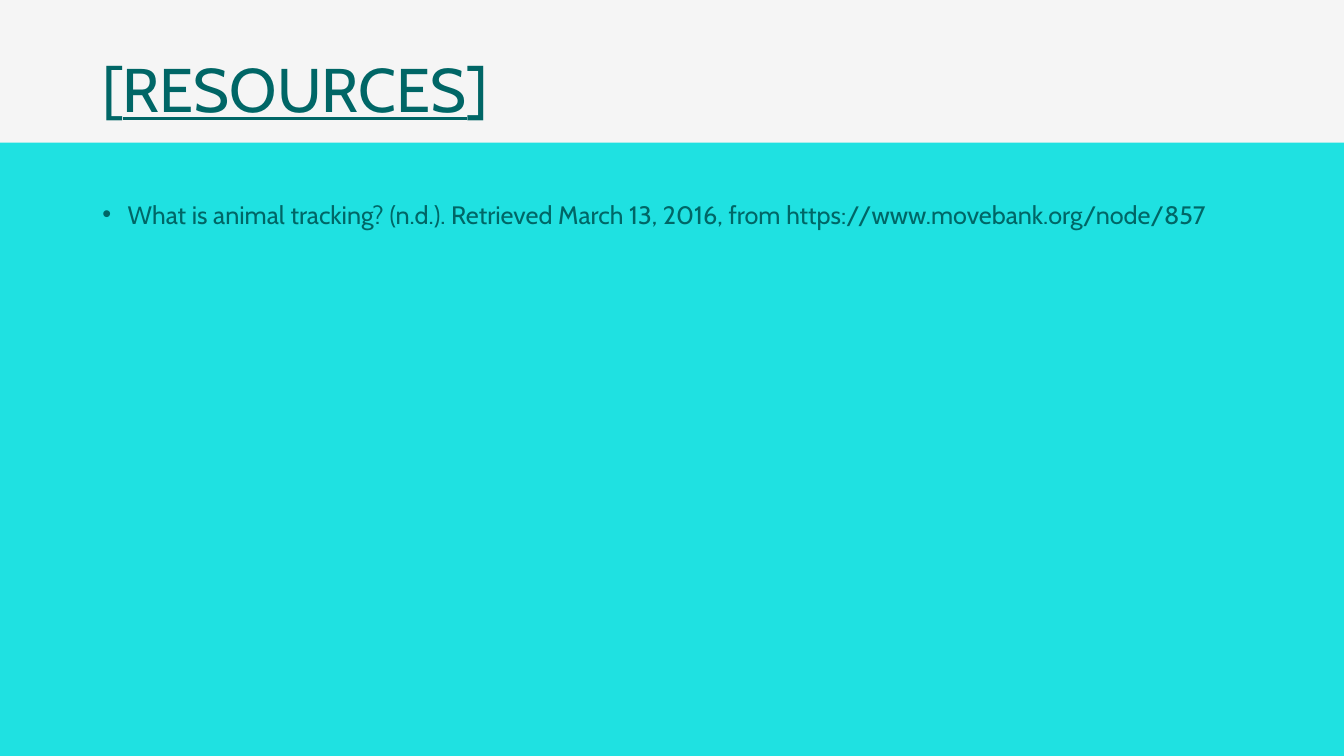
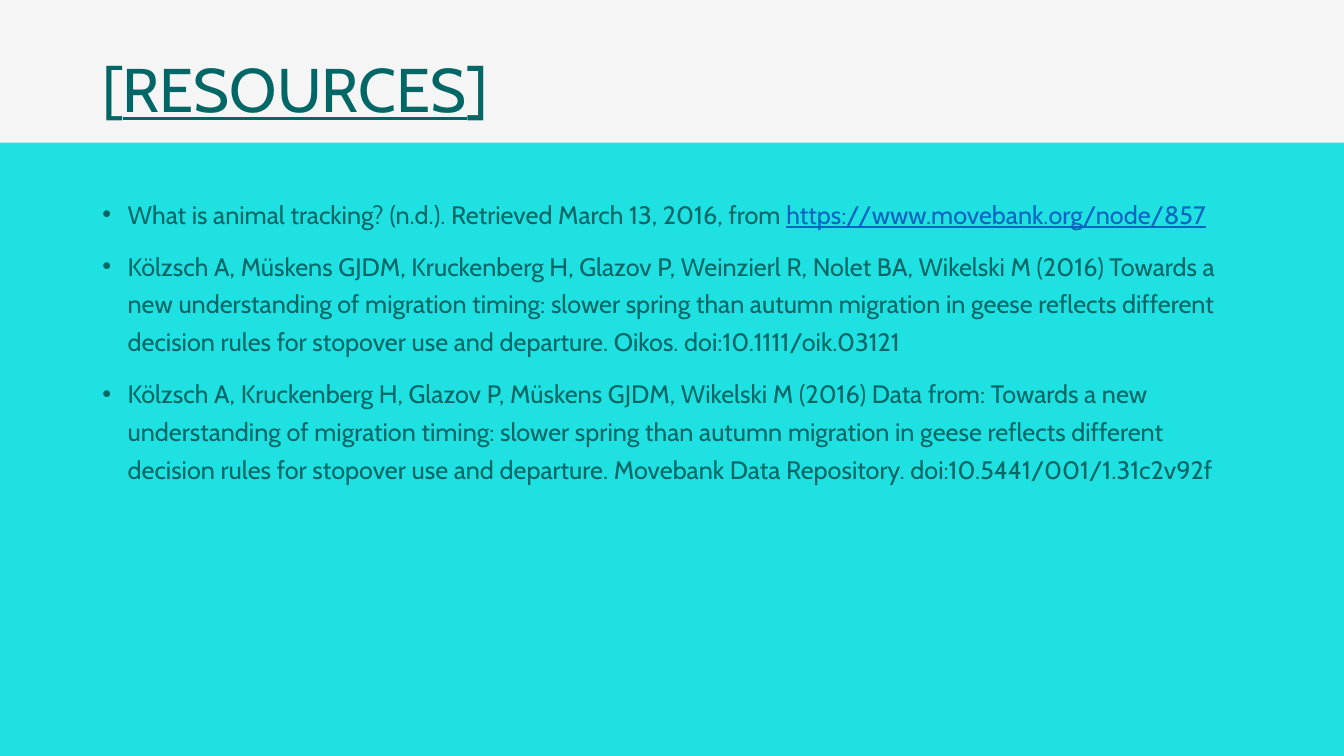
Before and after one commit to Dexeux/DeerTracking, a slide deck: slide 8 of Atmorossa Presentation.pptx. Drawn at 1344x756 pixels with LibreOffice and Linux fonts; fonts in the diff are those of the drawing. Boxes give left, top, right and bottom in pixels: in the first picture for what was removed or moved away, otherwise in the second. Text is boxed around its words. In the diff, an @@ line names an element or a change of style, - is before the commit and + after.

```diff
--- a/Atmorossa Presentation.pptx
+++ b/Atmorossa Presentation.pptx
@@ text at (128, 205, 1205, 230): text colour #006666 to #0563C1, underline on in "https://www.movebank.org/node/857" @@
@@ text at (128, 257, 1215, 485): paragraphs added @@
+• Kölzsch A, Müskens GJDM, Kruckenberg H, Glazov P, Weinzierl R, Nolet BA, Wikelski M (2016) Towards a new understanding of migration timing: slower spring than autumn migration in geese reflects different decision rules for stopover use and departure. Oikos. doi:10.1111/oik.03121
+• Kölzsch A, Kruckenberg H, Glazov P, Müskens GJDM, Wikelski M (2016) Data from: Towards a new understanding of migration timing: slower spring than autumn migration in geese reflects different decision rules for stopover use and departure. Movebank Data Repository. doi:10.5441/001/1.31c2v92f
```
Also in this commit, not shown: 1 other slide changed, 2 other files.
